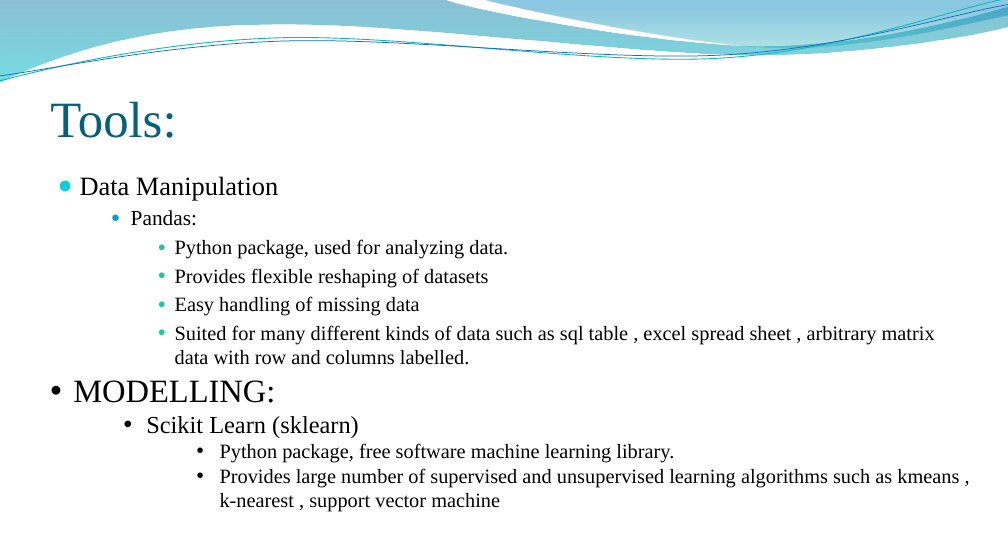
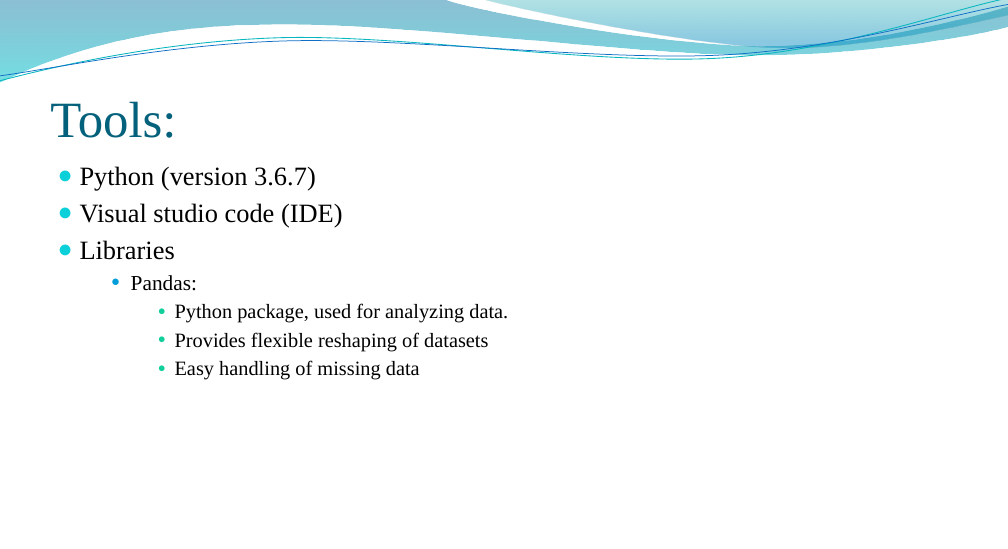
Before and after one commit to alphaGithub/text_summarizer, a slide deck: slide 11 of documents/Text_summarizer.pptx. Drawn at 1008x549 pixels with LibreOffice and Linux fonts; fonts in the diff are those of the drawing; background and template pictures are left out. Boxes give left, top, right and bottom in pixels: in the first picture for what was removed or moved away, otherwise in the second. Text is boxed around its words. In the diff, an @@ line names an element or a change of style, - is before the commit and + after.

```diff
--- a/documents/Text_summarizer.pptx
+++ b/documents/Text_summarizer.pptx
@@ freeform shape at (0, 0, 1008, 83): outline redrawn @@
@@ text at (80, 166, 343, 260): text changed @@
-● Data Manipulation
+● Python (version 3.6.7)
+● Visual studio code (IDE)
+● Libraries
@@ text at (175, 325, 935, 365): paragraph removed @@
-        ● Suited for many different kinds of data such as sql table , excel spread sheet , arbitrary matrix data with row and columns labelled.
@@ text removed at (73, 380, 959, 512) @@
-• MODELLING:
-    • Scikit Learn (sklearn)
-        • Python package, free software machine learning library.
-        • Provides large number of supervised and unsupervised learning algorithms such as kmeans , k-nearest , support vector machine
```
Also in this commit, not shown: 14 other slides changed, 2 slides added, 2 slides removed, 2 other files.
